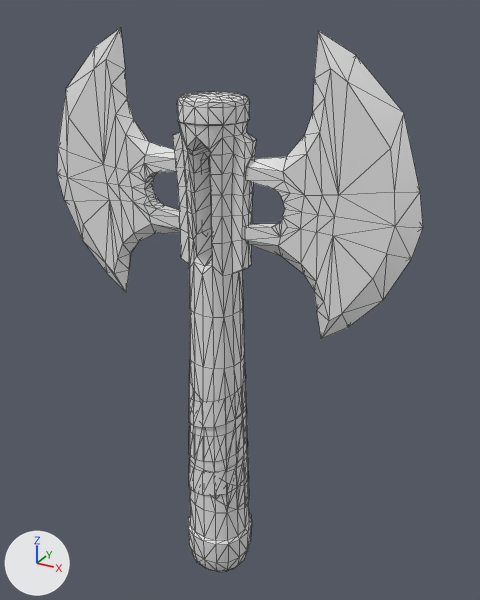
The glTF model src/assets/glb/kits/pirate/weapons/DoubleAxe.glb as it was, and as the next commit left it.
The view is the same before and after, from a camera (50 mm lens) standing at (53.4, -88.7, 74.5) and looking at (2.1, 4.4, 27.9). The lights are fixed; the arrows at lower left show +X, +Y and +Z. The picture after the commit comes second. Mesh edges are drawn as thin lines. Where no turn or scale is listed for an object, it has been applied to the vertices.

In view in the first picture: 'Weapon_DoubleAxe'.
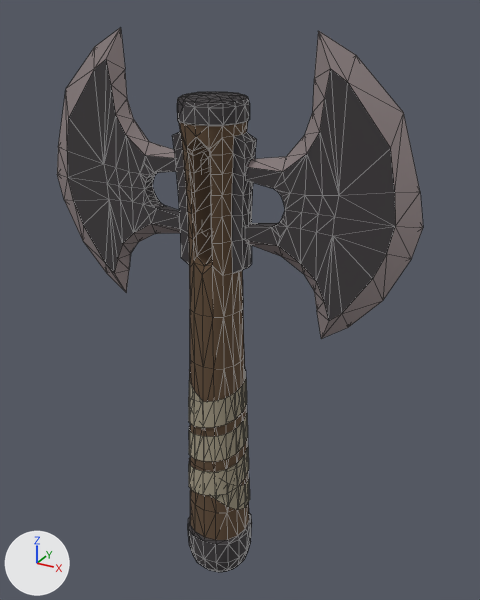
The newer file is also rescaled (x0.01) as a whole; pictures and numbers use the older file's frame.

Location of each change, [x1, y1, x2, y2] in pixels of the pictures (480 x 600 px):
```json
{"object": "Weapon_DoubleAxe", "change": "surface changed", "before": [57, 28, 423, 572], "after": [57, 28, 423, 572], "on screen": "white to grey"}
```

Scene script edits in JSON lines:
```json
{"op": "add", "block": "img_atlas_pirate", "code": ["img_atlas_pirate = load_image('Atlas_Pirate', '_unpacked/Atlas_Pirate', 32, 32, 'sRGB')"]}
{"op": "remove", "block": "mat_atlas", "code": "mat_atlas.base_color = (0.8, 0.8, 0.8)  # white #e7e7e7"}
{"op": "add", "block": "mat_atlas", "code": "mat_atlas.texture = img_atlas_pirate"}
{"op": "set", "path": "mat_atlas.roughness", "old": "0.553", "new": "1.0"}
```
